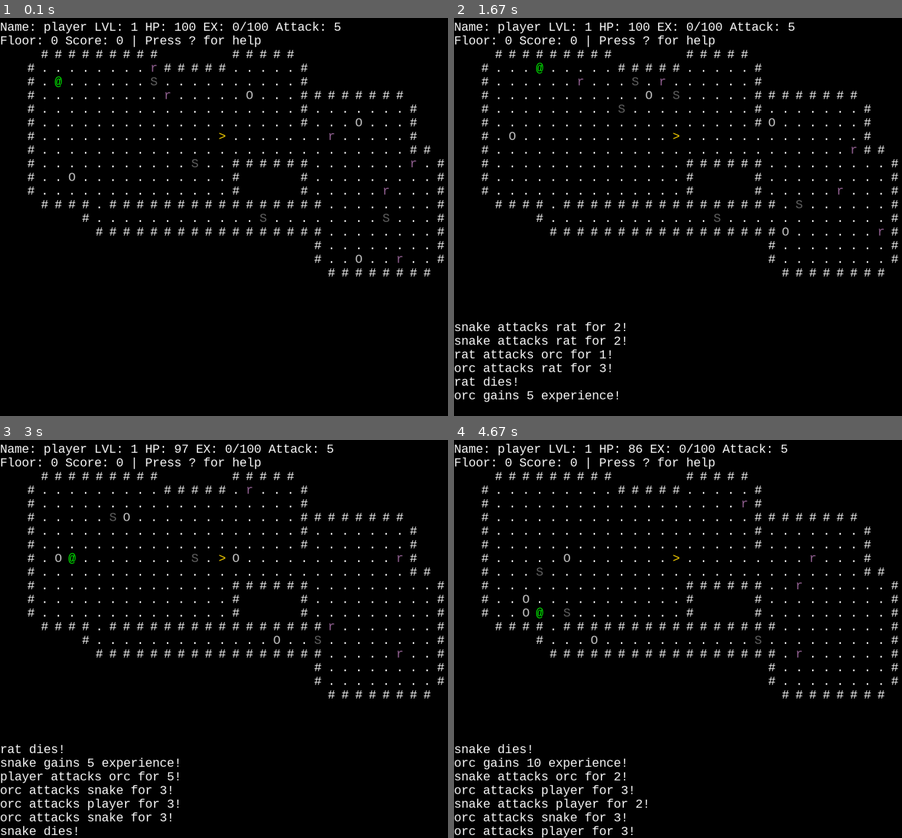
Above: before the commit, frames 1-4 (two rows, left to right).
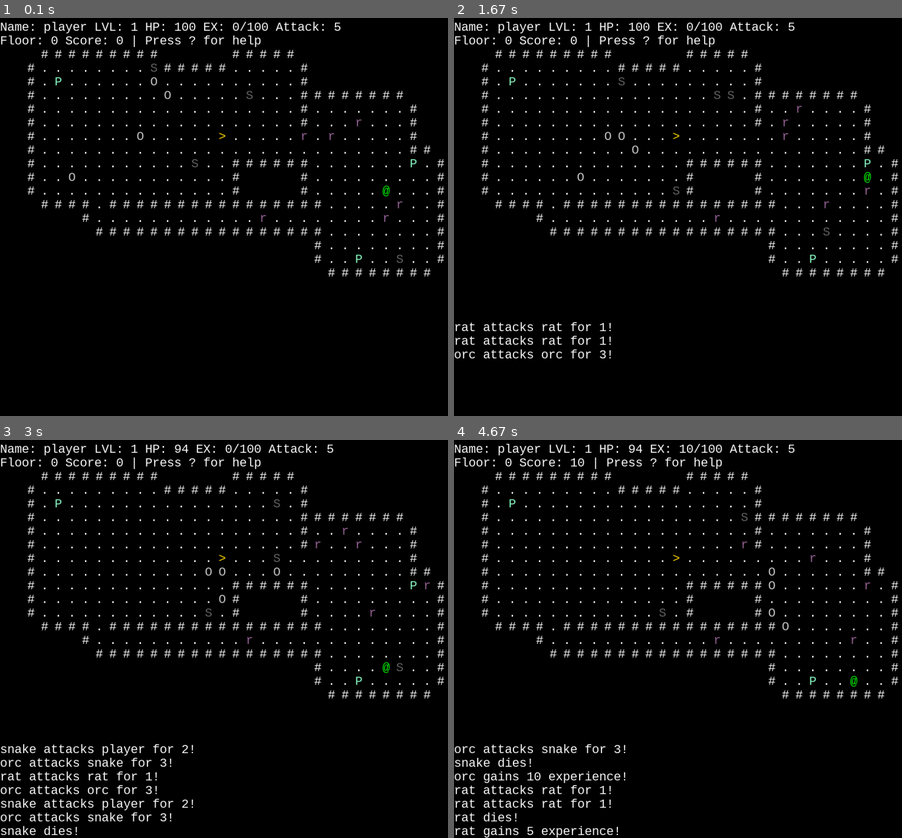
Above: after the commit, the same moments.

Repository: pyrotek45/pygame-roguehack
Game: pygame game, started from game.py
Same seed, same stepped clock (60 frames per second), same inputs: the game is played once before the commit and once after it.
Inputs:
- Up to frame 1 (0.1 s): no input
- Up to frame 2 (1.67 s): tap Enter at 0.33 s; hold Right 0.67-1.13 s; hold Up 1.17-1.47 s; hold Right from 1.5 s (still down)
- Up to frame 3 (3 s): release Right at 1.97 s; hold Left 2-2.53 s; tap J at 2.07, 2.37, 2.63, 2.97 s; hold Down 2.57-2.87 s; hold Left from 2.9 s (still down)
- Up to frame 4 (4.67 s): tap J at 3.27, 3.4, 3.8, 4.1, 4.47 s; release Left at 3.3 s; hold Up 3.33-3.7 s; tap . at 3.48 s; hold Right 3.73-4.37 s; tap , at 3.88 s; hold Down from 4.4 s (still down)

The runs differ from the first frame. In frame 1, 0.3% of the frame differs, in the area x 12-94%, y 11-62%; in frame 2, 2.0%; in frame 3, 2.2%; in frame 4, 3.5%, in the area x 0-93%, y 0-100%.

Commit message:
added simple item system

Diff:
--- a/entities.py
+++ b/entities.py
@@ -39,7 +39,7 @@
     def __init__(self, owner):
         self.owner = owner
 
-    def take_turn(self, world):
+    def take_turn(self, floor):
         pass
 
 
--- a/floor.py
+++ b/floor.py
@@ -1,4 +1,27 @@
 import random
+
+class Item:
+    def __init__(self, x, y, name, symbol, color):
+        self.x = x
+        self.y = y
+        self.symbol = symbol
+        self.name = name
+        self.color = color
+        self.used = False
+
+    def use(self, floor):
+        pass
+
+# gets used as soon as stepped on
+class Potion(Item):
+    def use(self, entity, world):
+        entity.health += 20
+        if entity.health > entity.max_health:
+            entity.health = entity.max_health
+
+        self.used = True
+        world.log_message(f"{entity.name} gained 20 health from potion")
+
 
 
 class Floor:
@@ -46,9 +69,14 @@
         stair_down_x, stair_down_y = find_valid_spawn(grid)
         grid[stair_down_y][stair_down_x] = ">"
 
+
         self.grid = grid
         self.entities = []
         self.world = world
+        self.items = []
+
+        for _ in range(3):
+            self.add_item(Potion(0,0,"Potion","P", (140,255,200)))
 
 
     def is_movable(self, x, y):
@@ -79,10 +107,14 @@
                         entity.level_up()
                         self.world.log_message(f"{entity.name} levels up to level {entity.level}!")
                         entity.score += 50
-                if entity.health <= 0:
-                    self.world.log_message(f"{entity.name} dies!")
-                    entity.dead = True
+                    if entity.health <= 0:
+                        self.world.log_message(f"{entity.name} dies!")
+                        entity.dead = True
                 return
+
+        for i in self.items:
+            if not i.used and i.x == new_x and i.y == new_y:
+                i.use(entity, self.world)
 
         entity.x = new_x
         entity.y = new_y
@@ -103,7 +135,11 @@
         entity.y = y
         self.entities.append(entity)
 
-
+    def add_item(self, item):
+        x,y = find_valid_spawn(self.grid)
+        item.x = x
+        item.y = y
+        self.items.append(item)
 
 
 def find_valid_spawn(grid):
--- a/game.py
+++ b/game.py
@@ -82,6 +82,14 @@
             symbol = (entity.symbol, entity.color)
             entity_map[pos] = symbol
 
+        # stores entity's location to get drawn
+        item_map = {}
+        for item in self.map.items:
+            if not item.used:
+                pos = (item.y, item.x)
+                symbol = (item.symbol, item.color)
+                item_map[pos] = symbol
+
         height = len(self.map.grid)
         width = len(self.map.grid[0])
 
@@ -111,6 +119,9 @@
                     else:
                         text = font.render(str(entity_map[(y, x)][0]), True, entity_map[(y,x)][1])
                         screen.blit(text, (x * font_size, y * font_size + top_bar_size_offset))
+                elif (y, x) in item_map:
+                    text = font.render(str(item_map[(y, x)][0]), True, item_map[(y,x)][1])
+                    screen.blit(text, (x * font_size, y * font_size + top_bar_size_offset))
                 else:
                     if ch == "#":
                         if wall_visible(y, x):
